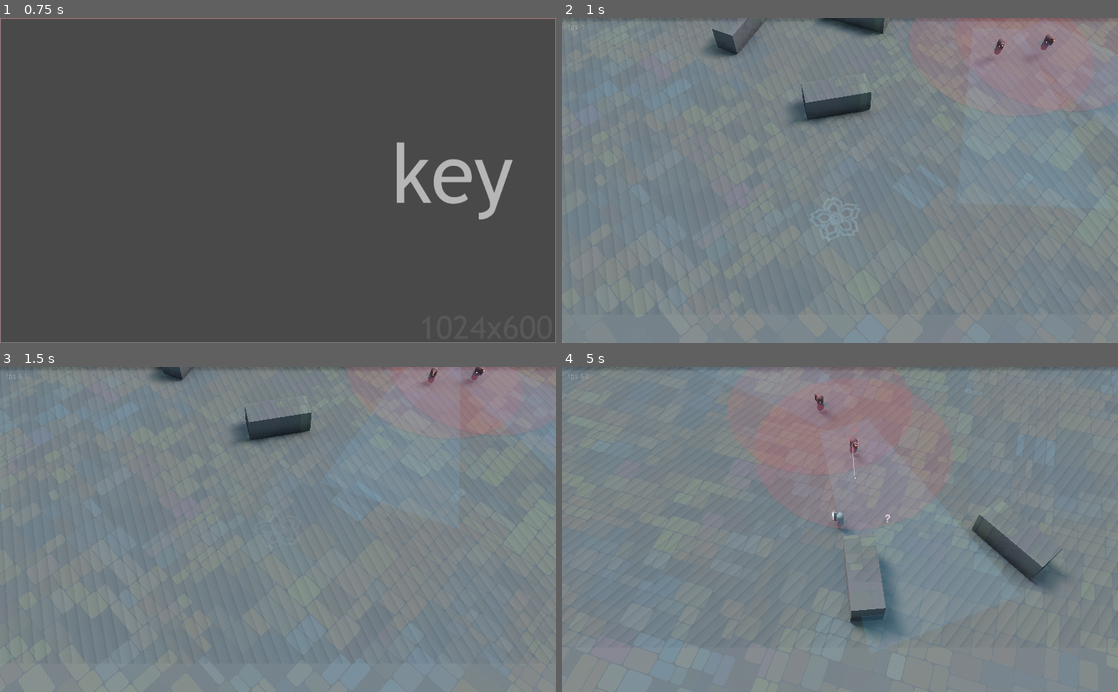
Above: before the commit, frames 1-4 (two rows, left to right).
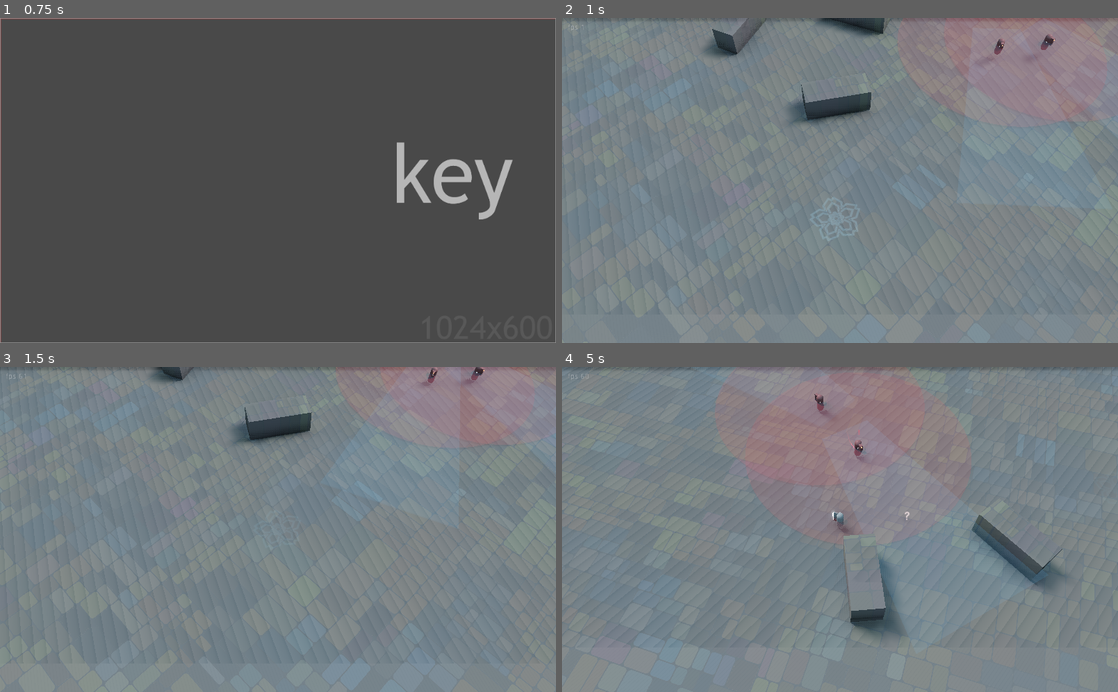
Above: after the commit, the same moments.

Repository: ioxu/key
Game: Godot game, scene res://scenes/splash.tscn
The game is run twice, just before and just after one commit, with the same random seed, the same clock (stepped at 60 frames per second) and the same inputs.
Inputs (mouse positions are in pixels of both pictures, inside the frame that each line leads up to):
- Up to frame 1 (0.75 s): tap Enter at 0.5 s; move the mouse to (400, 164) at 0.52 s; hold D (move_right) from 0.53 s (still down); hold Left (camera_rotate_left) from 0.53 s (still down); click (400, 164) at 0.67 s
- Up to frame 2 (1 s): keep holding D (move_right); keep holding Left (camera_rotate_left); tap Space (jump) at 0.77 s
- Up to frame 3 (1.5 s): move the mouse to (166, 545) at 1.27 s; release D (move_right) at 1.28 s; release Left (camera_rotate_left) at 1.28 s; hold S (move_down) from 1.28 s (still down); tap Right (camera_rotate_right) at 1.35 s
- Up to frame 4 (5 s): tap Space (jump) at 1.52, 3.02, 3.77, 4.52 s; move the mouse to (895, 458) at 2.02 s; release S (move_down) at 2.03 s; hold D (move_right) 2.03-2.78 s; click (895, 458) at 2.1 s; move the mouse to (812, 594) at 2.77 s; hold W (move_up) 2.78-3.53 s; tap Left (camera_rotate_left) at 2.85 s; click (812, 594) at 2.92 s; move the mouse to (1006, 578) at 3.52 s; hold Right (camera_rotate_right) 3.53-4.28 s; hold A (move_left) from 3.53 s (still down); move the mouse to (673, 480) at 4.27 s; click (673, 480) at 4.35 s

Frame 1 is identical in both runs. In frame 2, 0.2% of the frame differs, in the area x 61-94%, y 0-32%; in frame 3, 0.2%; in frame 4, 0.8%, in the area x 31-87%, y 0-81%.

Commit message:
function for dropping a new POI target for NPCs

Diff:
--- a/data/enemies/Enemy.gd
+++ b/data/enemies/Enemy.gd
@@ -106,15 +106,16 @@
 	hurt_meter.set_factor( 1.0 - health/initial_health )
 
 	if fsm.state in ["idle", "search"]:
-		if target:
-			if (target as PointOfInterest):
-				target.queue_free()
-				target = null
-
-		var poi = point_of_interest_scene.instance()
-		get_node("/root/").add_child(poi)
-		poi.transform.origin = bullet.starting_position
-		self.target = poi
+#		if target:
+#			if (target as PointOfInterest):
+#				target.queue_free()
+#				target = null
+#
+#		var poi = point_of_interest_scene.instance()
+#		get_node("/root/").add_child(poi)
+#		poi.transform.origin = bullet.starting_position
+#		self.target = poi
+		set_new_poi_target(bullet.starting_position)
 		fsm.set_state("search")
 
 	# die
@@ -135,10 +136,6 @@
 		var impulse_location = transform.basis.z * -0.4 + Vector3(0.0, -0.15, 0.0)
 		corpse.apply_impulse ( impulse_location, impulse)
 
-#		set_process(false)
-#		set_process_internal(false)
-#		set_physics_process(false)
-#		set_physics_process_internal(false)
 		$vision_raycast.stop()
 		queue_free()
 
@@ -177,12 +174,6 @@
 	$alert_icon.visible = true
 	attack_move = "rush"
 	attack_move_timer.start( attack_move_rng.randf_range(0.2, 0.5) )
-
-#	var overlapping_areas = $sensable_area.get_overlapping_areas()
-#	print("overlapping areas for ", $sensable_area.get_path() )
-#	for a in overlapping_areas:
-#		if a.is_in_group("npc_sensing_area"):
-#			print("  ",a.get_path())
 
 
 func _attack(delta) -> void:
@@ -449,13 +440,24 @@
 		$vision_raycast.stop()
 
 
+func set_new_poi_target(position: Vector3):
+		if target:
+			if (target as PointOfInterest):
+				target.queue_free()
+				target = null
+
+		var poi = point_of_interest_scene.instance()
+		get_node("/root/").add_child(poi)
+		poi.transform.origin = position * Vector3(1.0, 0.0, 1.0)
+		self.target = poi
+
+
 func _on_VisibilityNotifier_camera_entered(camera):
 	# return to full processing
 	#print(self.get_path(), " entered camera")
 	pass
 
 
-
 func _on_VisibilityNotifier_camera_exited(camera):
 	# LOD process, animation and, movement
 	#print(self.get_path(), " exited camera")
--- a/data/enemies/Enemy.tscn
+++ b/data/enemies/Enemy.tscn
@@ -63,7 +63,7 @@
 extents = Vector3( 0.5, 1, 0.5 )
 
 [sub_resource type="CylinderShape" id=11]
-radius = 7.5
+radius = 8.5
 
 [sub_resource type="SpatialMaterial" id=12]
 flags_transparent = true
@@ -71,8 +71,8 @@
 
 [sub_resource type="CylinderMesh" id=13]
 material = SubResource( 12 )
-top_radius = 7.5
-bottom_radius = 7.5
+top_radius = 8.5
+bottom_radius = 8.5
 
 [node name="Enemy" type="KinematicBody" groups=[
 "Enemies",
--- a/data/enemies/sensable_area.gd
+++ b/data/enemies/sensable_area.gd
@@ -9,11 +9,13 @@
 func _on_sensable_area_area_entered(area):
 	if is_valid_area(area):
 		print(self.get_path(), " area entered ", area.get_path())
+		# connect signals
 
 
 func _on_sensable_area_area_exited(area):
 	if is_valid_area(area):
 		print(self.get_path(), " area exited ", area.get_path())
+		# disconnect signals
 
 
 func is_valid_area(area):
